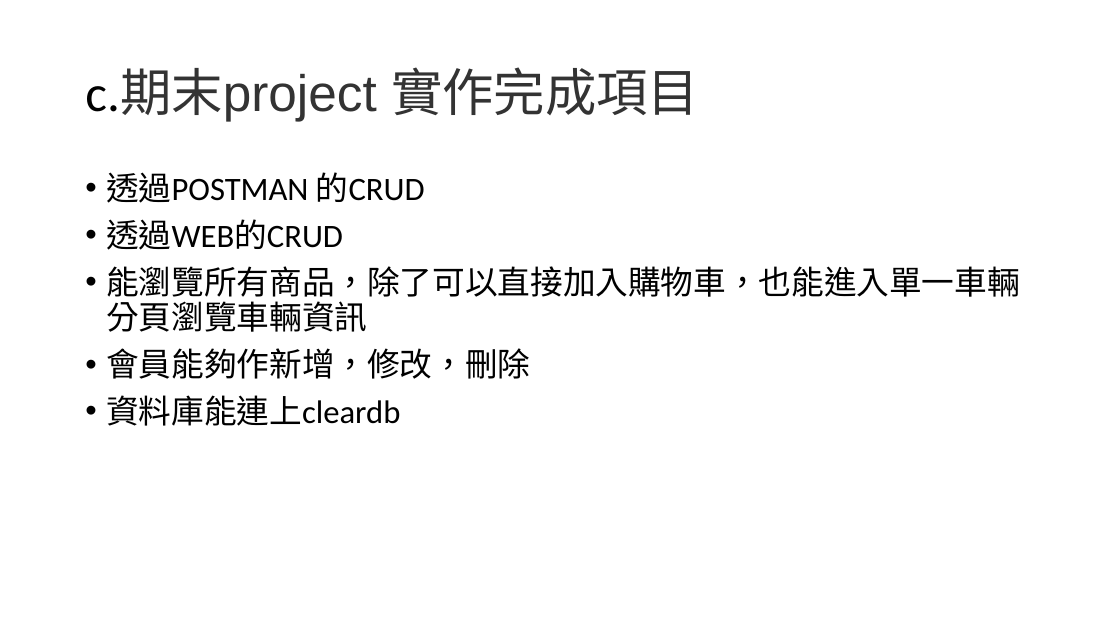
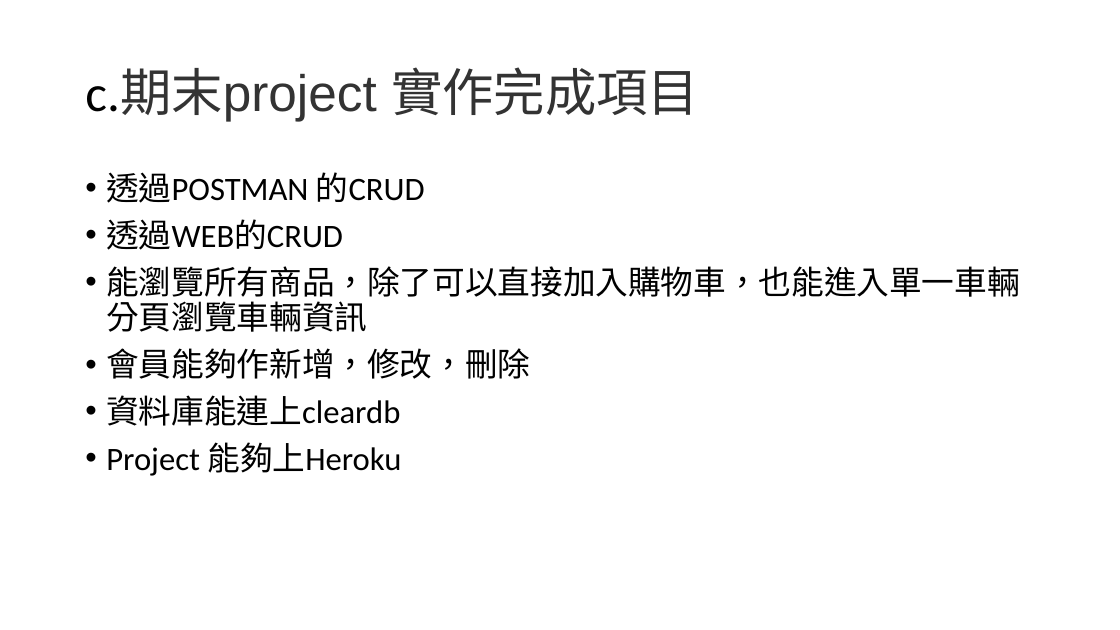
Before and after one commit to 406411461/1092_database_web, a slide deck: slide 3 of 期末驗收/A/G04.pptx. Drawn at 1120x630 pixels with LibreOffice and Linux fonts; fonts in the diff are those of the drawing. Boxes give left, top, right and bottom in pixels: in the first picture for what was removed or moved away, otherwise in the second. Text is boxed around its words. In the diff, an @@ line names an element or a change of style, - is before the commit and + after.

```diff
--- a/期末驗收/A/G04.pptx
+++ b/期末驗收/A/G04.pptx
@@ text at (x1=106, y1=442, x2=401, y2=476): paragraph added @@
+• Project 能夠上Heroku
```
Also in this commit, not shown: 1 other slide changed, 6 other files.
